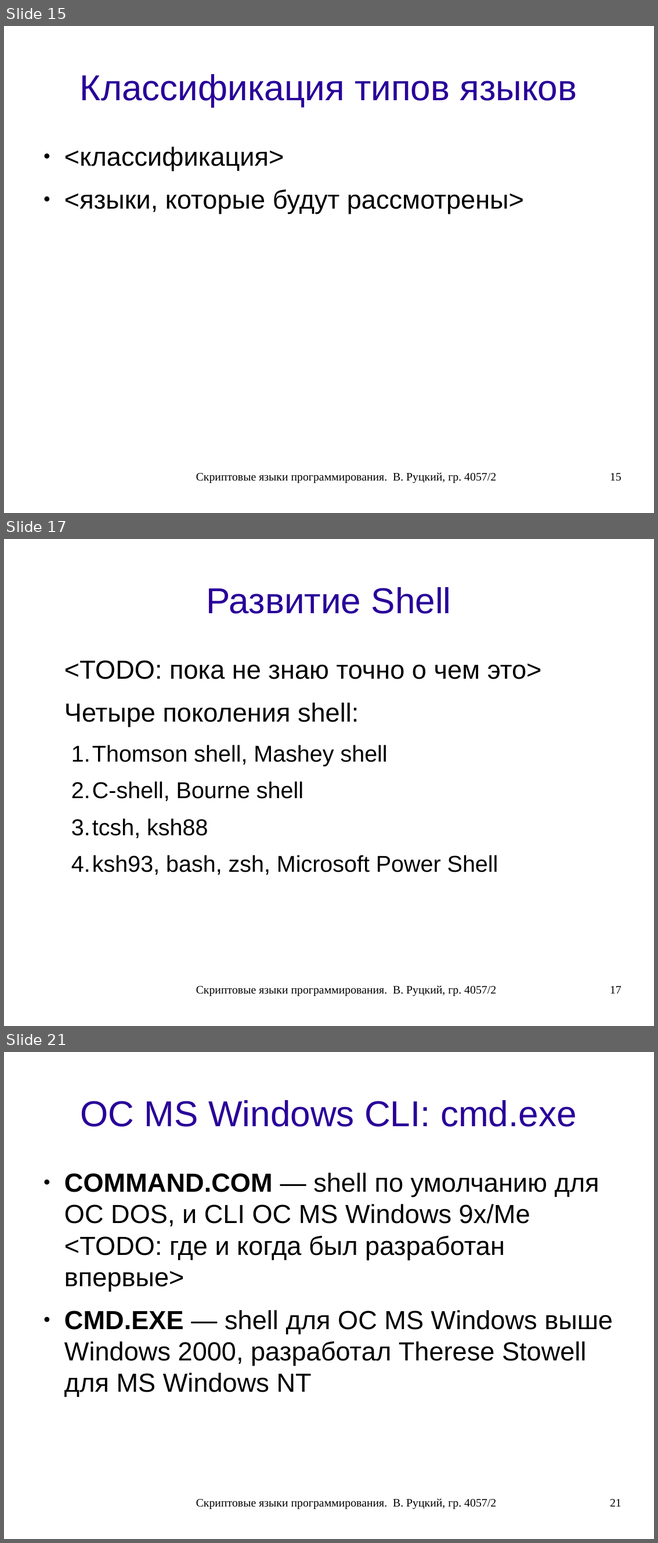
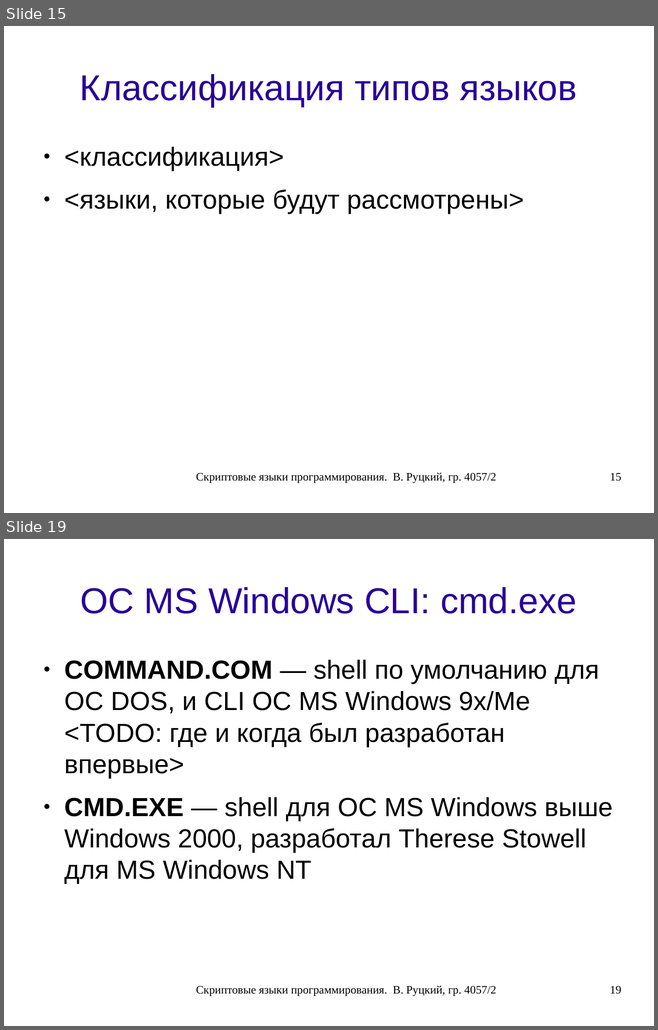
Before and after one commit to rutsky/semester07, a slide deck: Operation_systems/scripting_languages/40572_Rutsky_Scripting_languages.odp. Shown one above the other, each under a label of ours: slides 15, 17 and 21 before the commit, slides 15 and 19 after it; the slides between them are not shown. The pictures are 658x1543 and 658x1030 pixels, drawn with LibreOffice and Linux fonts; fonts in the diff are those of the drawing. Boxes give left, top, right and bottom in pixels: in the first picture for what was removed or moved away, otherwise in the second. Text is boxed around its words. In the diff, an @@ line names an element or a change of style, - is before the commit and + after.

Commit message:
Scripting languages presentation: Bash part.

```diff
--- a/Operation_systems/scripting_languages/40572_Rutsky_Scripting_languages.odp
+++ b/Operation_systems/scripting_languages/40572_Rutsky_Scripting_languages.odp
@@ slide 17 removed at (4, 539, 654, 1026), background #FFFFFF @@
@@ title removed at (206, 587, 451, 614) @@
-Развитие Shell
@@ text removed at (64, 660, 542, 875) @@
-<TODO: пока не знаю точно о чем это>
-Четыре поколения shell:
-  1. Thomson shell, Mashey shell
-  2. C-shell, Bourne shell
-  3. tcsh, ksh88
-  4. ksh93, bash, zsh, Microsoft Power Shell
@@ text removed at (196, 986, 496, 997) @@
-Скриптовые языки программирования. В. Руцкий, гр. 4057/2
@@ page number removed at (610, 986, 621, 994) @@
-17
@@ what was slide 21 is now slide 19 @@
@@ page number at (610, 986, 621, 994): text changed @@
-21
+19
```
Also in this commit, not shown: 3 slides changed, 1 slide added, 2 other slides removed.
